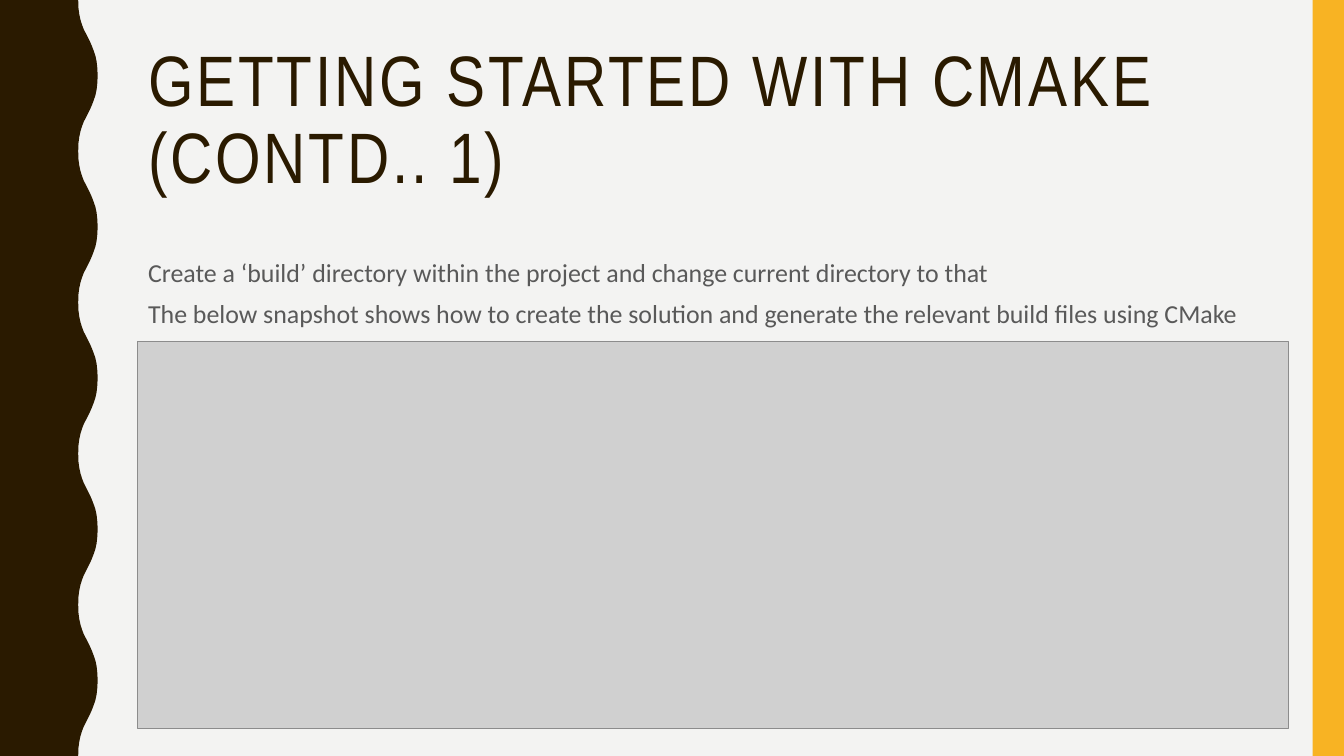
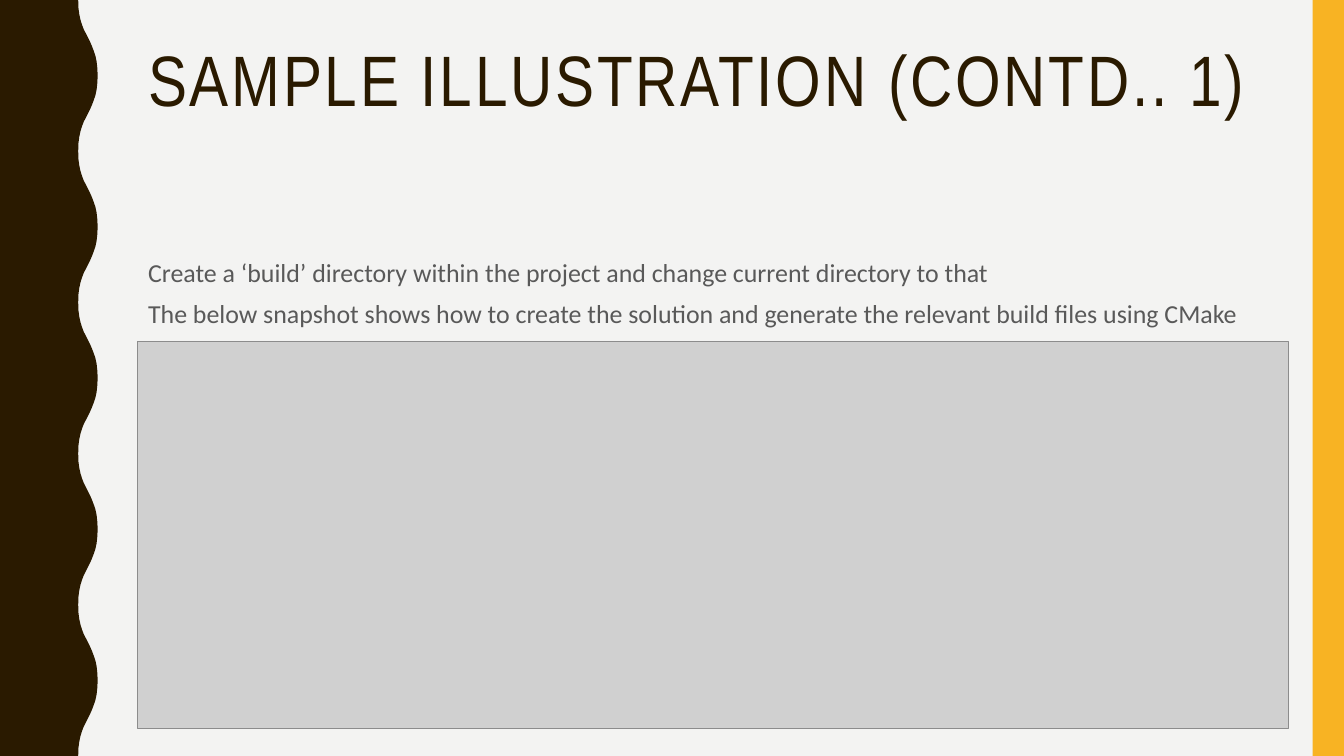
Before and after one commit to VSPhaneendraPaluri/cmakeforneophytes, a slide deck: slide 12 of slide-deck/learn-cmake.pptx. Drawn at 1344x756 pixels with LibreOffice and Linux fonts; fonts in the diff are those of the drawing; grey boxes stand for pictures. Boxes give left, top, right and bottom in pixels: in the first picture for what was removed or moved away, otherwise in the second. Text is boxed around its words. In the diff, an @@ line names an element or a change of style, - is before the commit and + after.

```diff
--- a/slide-deck/learn-cmake.pptx
+++ b/slide-deck/learn-cmake.pptx
@@ title at box(148, 54, 1244, 120): text changed @@
-GETTING STARTED WITH CMAKE (CONTD.. 1)
+SAMPLE ILLUSTRATION (CONTD.. 1)
```
Also in this commit, not shown: 10 other slides changed, 1 other file.
